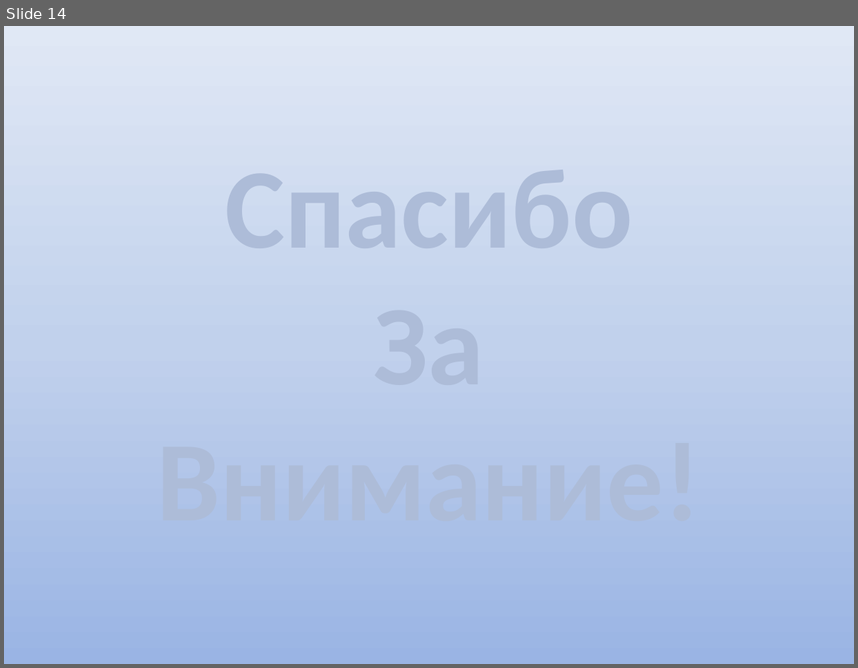
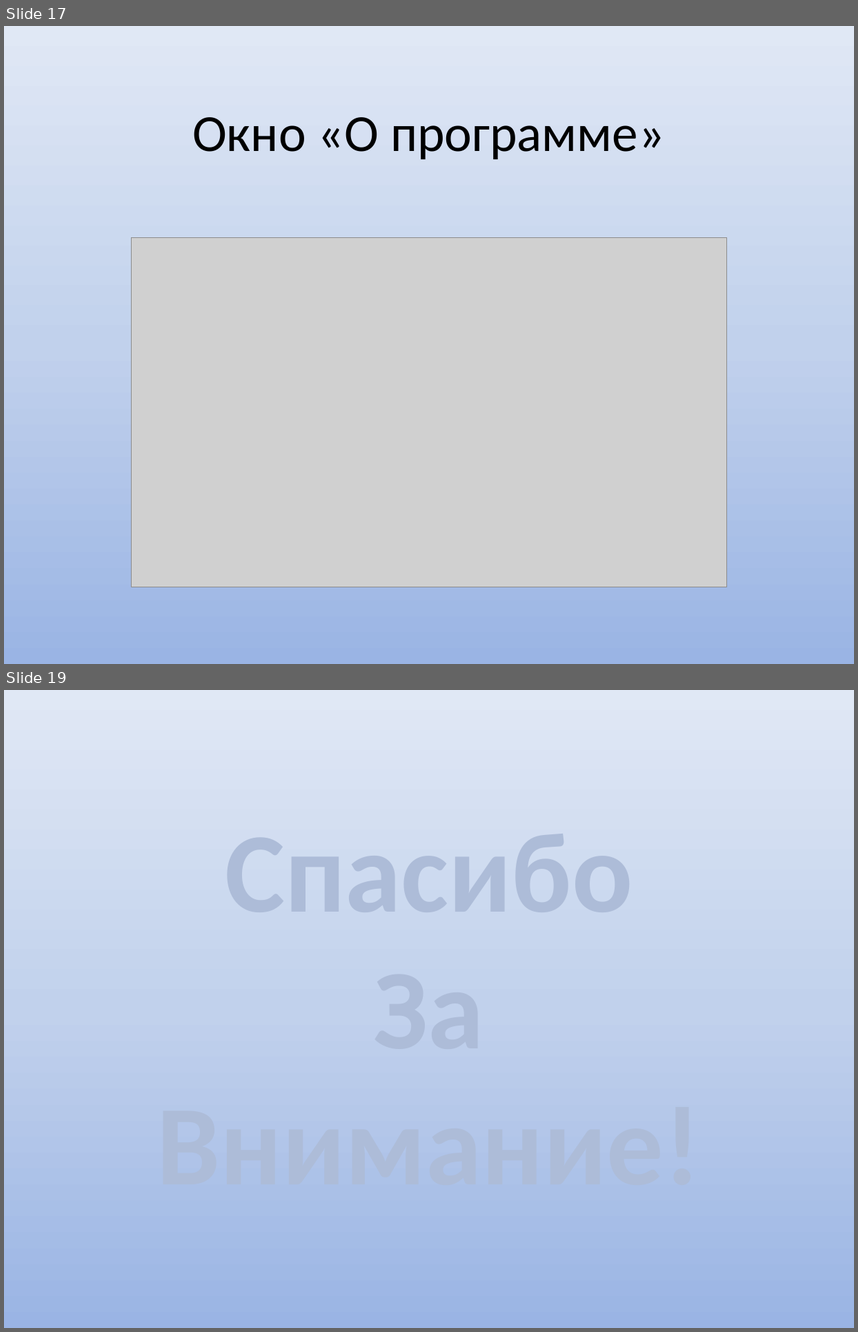
Before and after one commit to Val2302/CADInfo, a slide deck: doc/Prezent.pptx. Shown one above the other, each under a label of ours: slide 14 before the commit, slides 17 and 19 after it; the slides between them are not shown. The pictures are 858x668 and 858x1332 pixels, drawn with LibreOffice and Linux fonts; fonts in the diff are those of the drawing; grey boxes stand for pictures. Boxes give left, top, right and bottom in pixels: in the first picture for what was removed or moved away, otherwise in the second. Text is boxed around its words. In the diff, an @@ line names an element or a change of style, - is before the commit and + after.

```diff
--- a/doc/Prezent.pptx
+++ b/doc/Prezent.pptx
@@ slide 17 added at bbox=[4, 26, 854, 664], background gradient #9AB5E4 to #C2D1ED to #E1E8F5 @@
@@ title added at bbox=[192, 117, 665, 159], 44 pt, text #000000 @@
+Окно «О программе»
@@ picture added at bbox=[132, 238, 727, 587] @@
@@ what was slide 14 is now slide 19 @@
```
Also in this commit, not shown: 1 slide changed, 15 other slides added, 11 slides removed, 5 other files.
